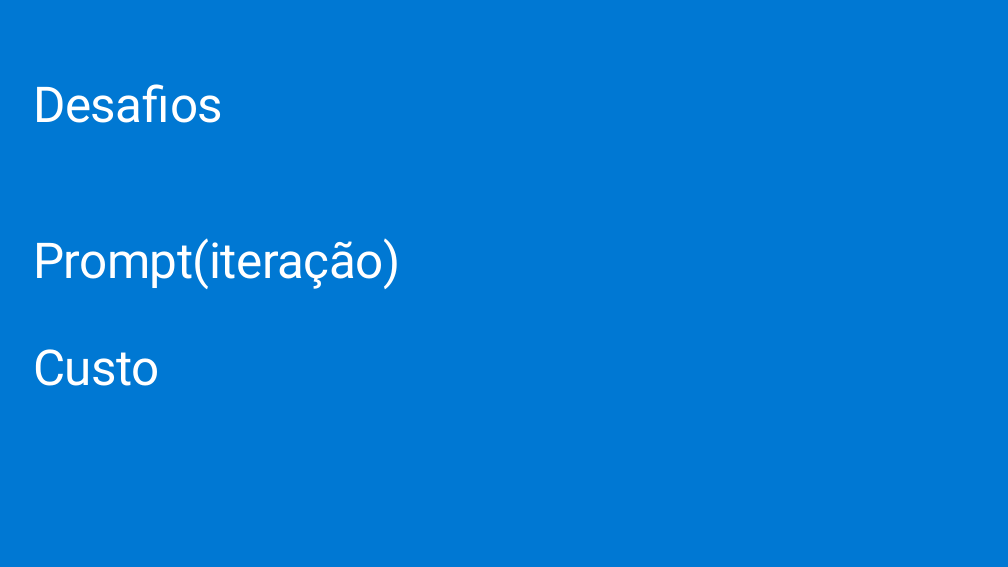
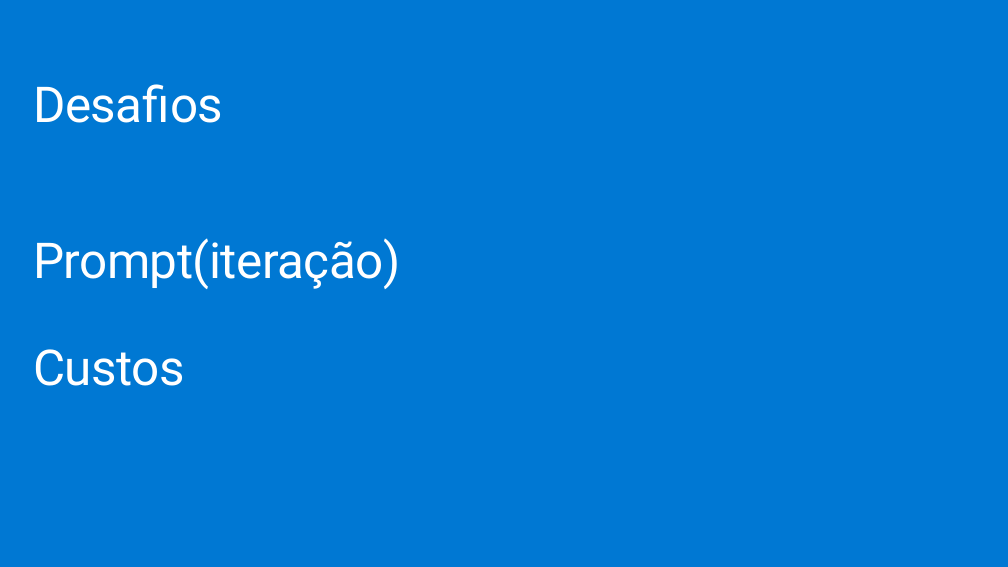
Before and after one commit to jpitapeva/azureopenai, a slide deck: slide 21 of AzureOpenAI.pptx (slide 23 before the commit). Drawn at 1008x567 pixels with LibreOffice and Linux fonts; fonts in the diff are those of the drawing; background and template pictures are left out. Boxes give left, top, right and bottom in pixels: in the first picture for what was removed or moved away, otherwise in the second. Text is boxed around its words. In the diff, an @@ line names an element or a change of style, - is before the commit and + after.

```diff
--- a/AzureOpenAI.pptx
+++ b/AzureOpenAI.pptx
@@ text at (33,349,185,386): text changed @@
-Custo
+Custos
```
Also in this commit, not shown: 6 other slides changed, 2 slides removed.
